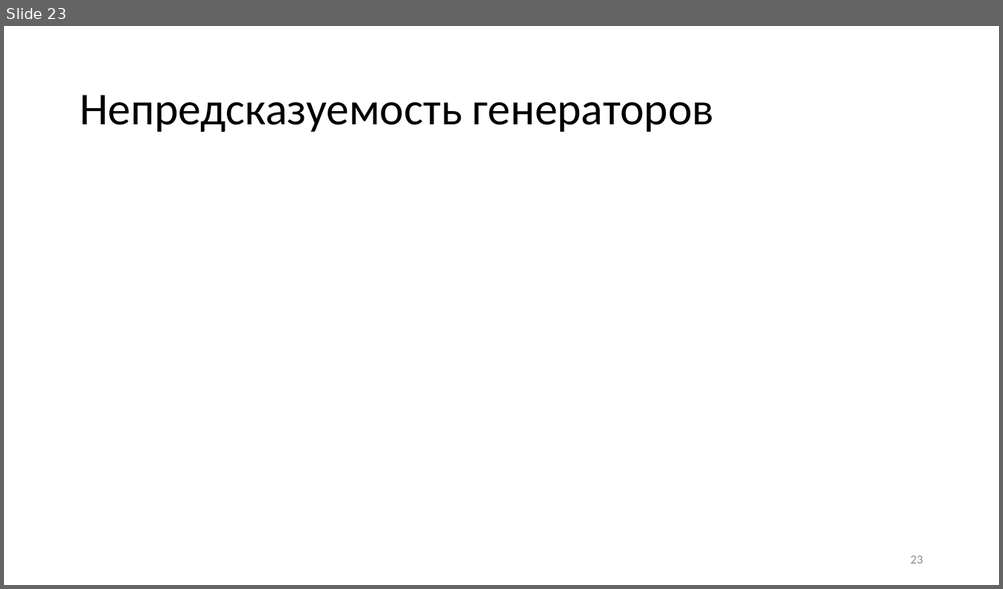
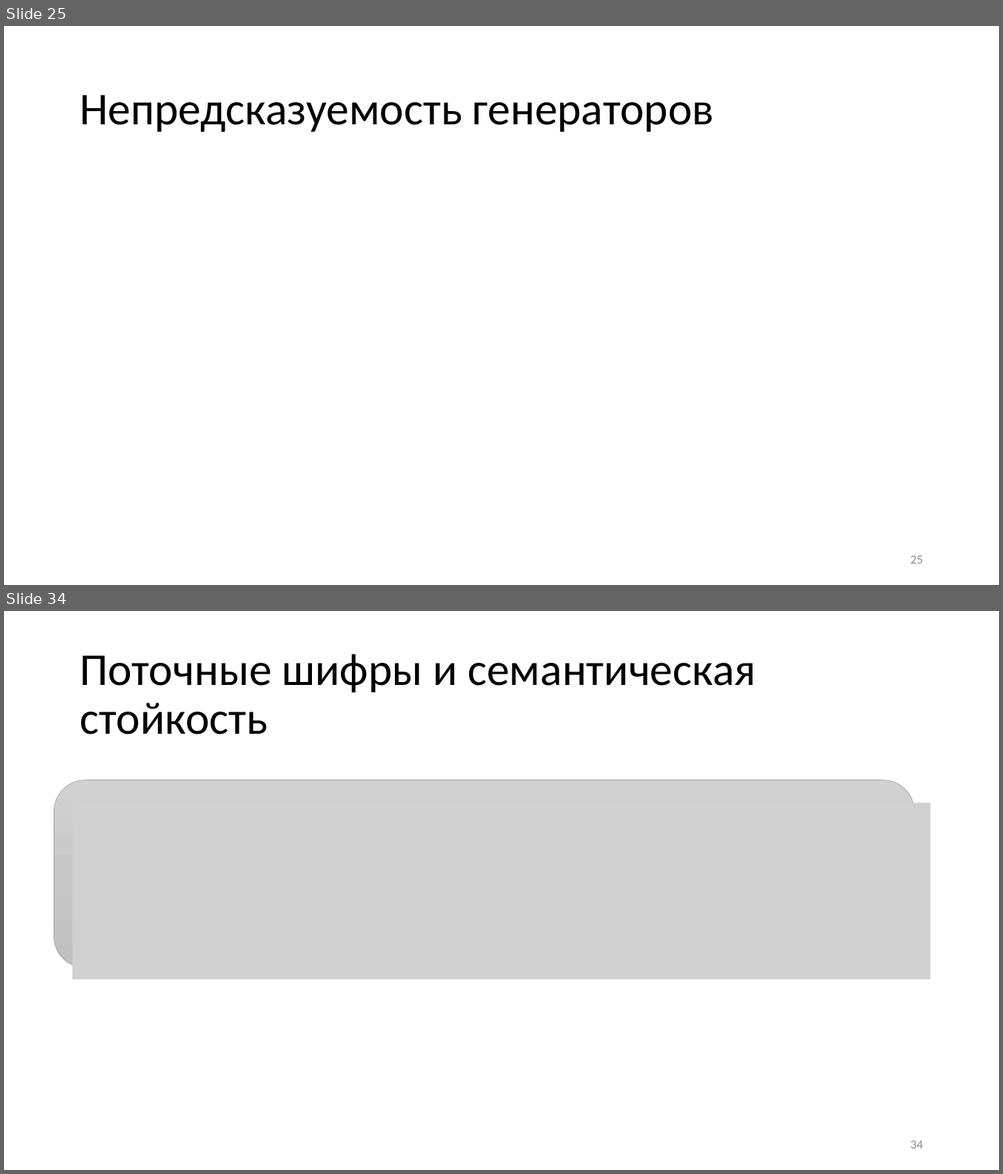
Before and after one commit to CryptoCourse/CryptoLectures, a slide deck: Lectures/Lecture2.pptx. Shown one above the other, each under a label of ours: slide 23 before the commit, slides 25 and 34 after it; the slides between them are not shown. The pictures are 1003x589 and 1003x1174 pixels, drawn with LibreOffice and Linux fonts; fonts in the diff are those of the drawing; grey boxes stand for pictures. Boxes give left, top, right and bottom in pixels: in the first picture for what was removed or moved away, otherwise in the second. Text is boxed around its words. In the diff, an @@ line names an element or a change of style, - is before the commit and + after.

```diff
--- a/Lectures/Lecture2.pptx
+++ b/Lectures/Lecture2.pptx
@@ slide 34 added at (4, 611, 999, 1170), background #FFFFFF @@
@@ title added at (79, 654, 756, 735), 44 pt, text #000000 @@
+Поточные шифры и семантическая стойкость
@@ rounded rectangle added at (54, 780, 914, 968), fill gradient #D2D2D2 to #C8C8C8 to #C0C0C0, outline #A5A5A5 0.5 pt @@
@@ picture added at (73, 803, 930, 980) @@
@@ page number added at (910, 1141, 922, 1149), 12 pt, text #8C8C8C @@
+34
@@ what was slide 23 is now slide 25 @@
@@ page number at (910, 556, 922, 564): text changed @@
-23
+25
```
Also in this commit, not shown: 5 slides changed, 8 other slides added, 5 slides removed, 1 other file.
